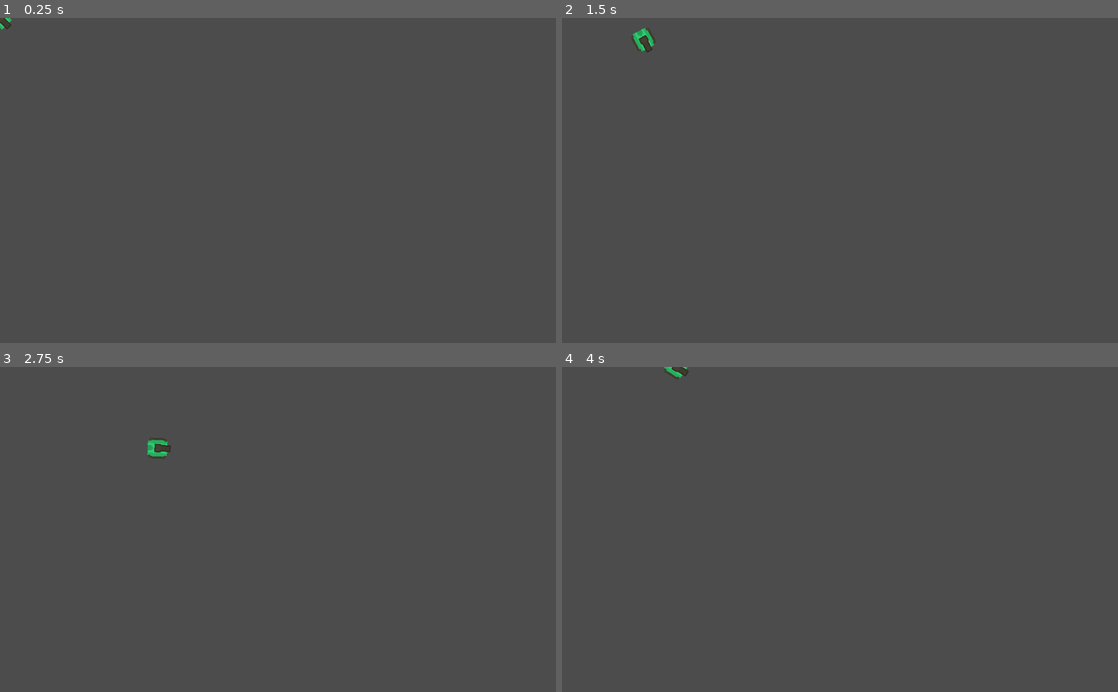
Above: before the commit, frames 1-4 (two rows, left to right).
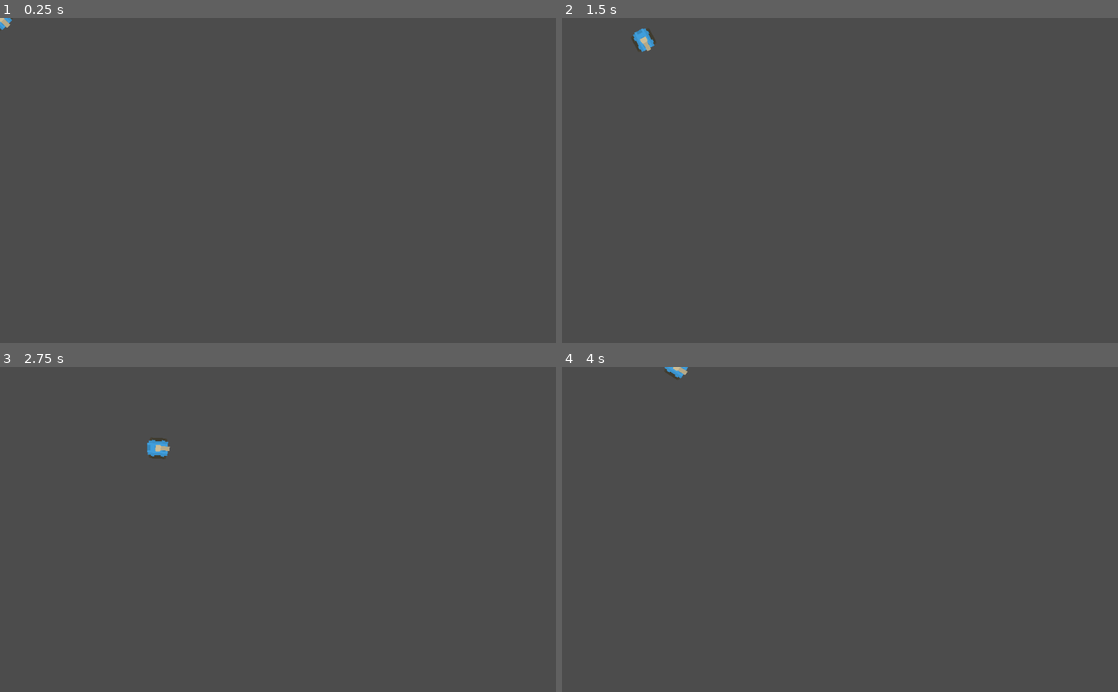
Above: after the commit, the same moments.

Repository: hadougamer/udemy-godot
Game: Godot game, scene res://scenes/tank.tscn
The game is run twice, just before and just after one commit, with the same random seed, the same clock (stepped at 60 frames per second) and the same inputs.
Inputs (mouse positions are in pixels of both pictures, inside the frame that each line leads up to):
- Up to frame 1 (0.25 s): no input
- Up to frame 2 (1.5 s): tap Enter at 0.5 s; move the mouse to (962, 164) at 0.52 s; hold Right (ui_right) 0.53-1.28 s; move the mouse to (728, 196) at 1.27 s; hold Down (ui_down) from 1.28 s (still down)
- Up to frame 3 (2.75 s): move the mouse to (333, 458) at 2.02 s; release Down (ui_down) at 2.03 s; hold Right (ui_right) from 2.03 s (still down)
- Up to frame 4 (4 s): move the mouse to (812, 594) at 2.77 s; release Right (ui_right) at 2.78 s; hold Up (ui_up) 2.78-3.53 s; move the mouse to (1006, 578) at 3.52 s; hold Left (ui_left) from 3.53 s (still down)

The runs differ from the first frame. In frame 1, less than 0.1% of the frame differs, in the area x 0-3%, y 0-4%; in frame 2, 0.2%, in the area x 12-17%, y 2-11%; in frame 3, 0.2%; in frame 4, 0.1%.

Commit message:
Change barrel sprite programaticly

Diff:
--- a/Rouge Tank/scenes/tank.tscn
+++ b/Rouge Tank/scenes/tank.tscn
@@ -1,6 +1,6 @@
 [gd_scene load_steps=8 format=2]
 
-[ext_resource path="res://sprites/tankBody_green.png" type="Texture" id=1]
+[ext_resource path="res://sprites/tankBody_blue_outline.png" type="Texture" id=1]
 [ext_resource path="res://scripts/tank.gd" type="Script" id=2]
 [ext_resource path="res://sprites/tankDark_barrel1_outline.png" type="Texture" id=3]
 [ext_resource path="res://sprites/shotLarge.png" type="Texture" id=4]
--- a/Rouge Tank/scripts/tank.gd
+++ b/Rouge Tank/scripts/tank.gd
@@ -5,7 +5,32 @@
 # Loads scene from library
 var pre_bullet=preload("res://scenes/bullet.tscn")
 
+# Tank skin list
+var bodies = [
+	"res://sprites/tankBody_bigRed.png",
+	"res://sprites/tankBody_blue.png",
+	"res://sprites/tankBody_dark.png",
+	"res://sprites/tankBody_darkLarge.png",
+	"res://sprites/tankBody_green.png",
+	"res://sprites/tankBody_huge.png",
+	"res://sprites/tankBody_red.png",
+	"res://sprites/tankBody_sand.png"
+]
+
+# barrels skin list
+var barrels = [
+	"res://sprites/tankDark_barrel1.png",
+	"res://sprites/tankDark_barrel1_outline.png",
+	"res://sprites/tankGreen_barrel1.png",
+	"res://sprites/tankRed_barrel1.png",
+	"res://sprites/tankSand_barrel1.png",
+	"res://sprites/tankSand_barrel3.png"
+]
+
 func _ready():
+	$Sprite.texture = load(bodies[1])
+	$"barrel/sprite".texture = load(barrels[4])
+
 	pass
 
 func _process(delta):
